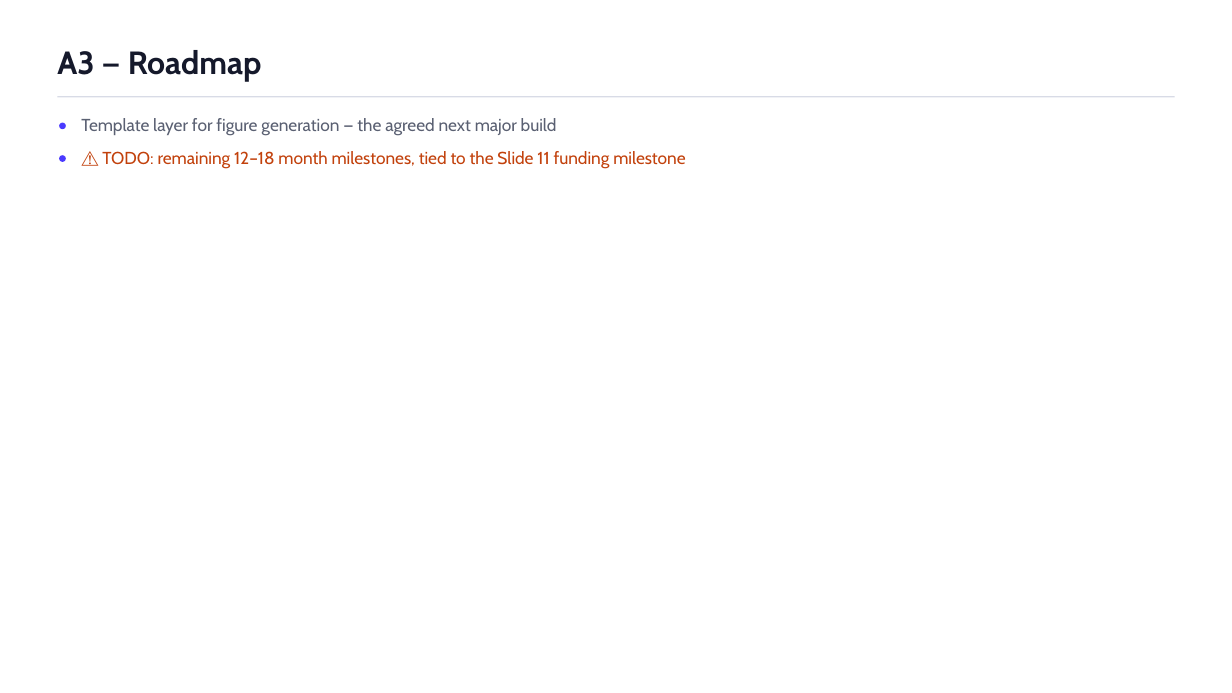
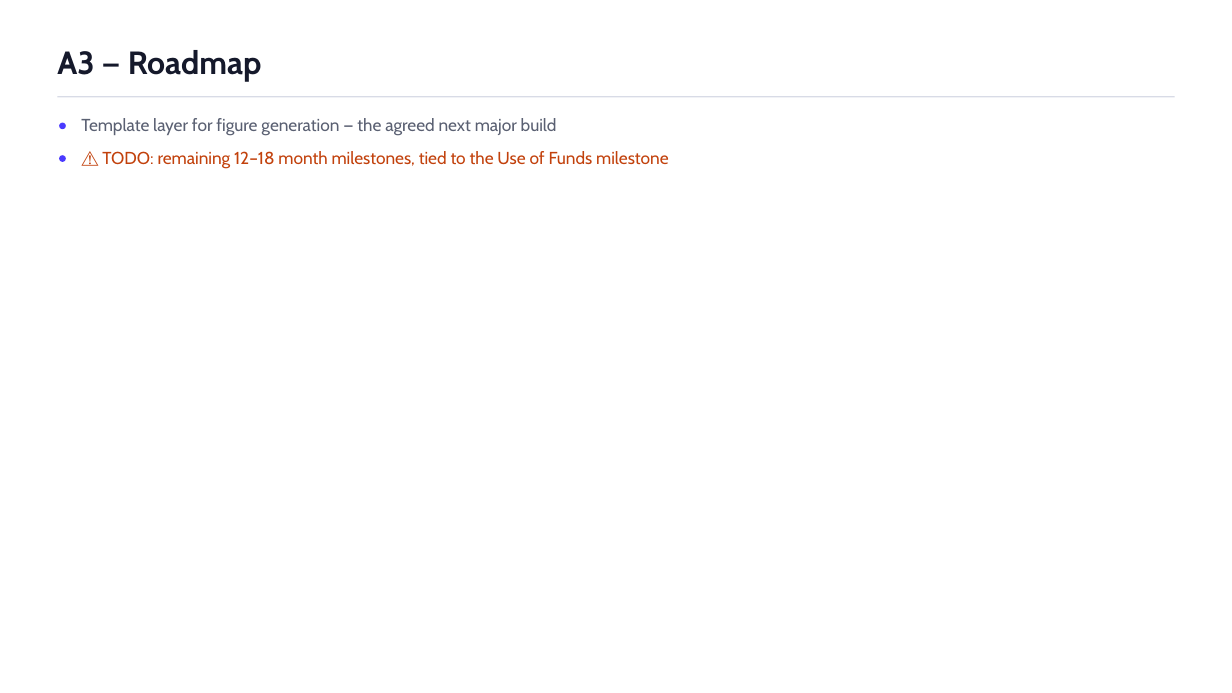
Before and after one commit to ChuckIrvine/qlaudia, a slide deck: slide 19 of pitch_deck/qlaudia_pitch_deck.pptx. Drawn at 1232x693 pixels with LibreOffice and Linux fonts; fonts in the diff are those of the drawing. Boxes give left, top, right and bottom in pixels: in the first picture for what was removed or moved away, otherwise in the second. Text is boxed around its words. In the diff, an @@ line names an element or a change of style, - is before the commit and + after.

```diff
--- a/pitch_deck/qlaudia_pitch_deck.pptx
+++ b/pitch_deck/qlaudia_pitch_deck.pptx
@@ text at [102,151,668,169]: text changed @@
-⚠️ TODO: remaining 12–18 month milestones, tied to the Slide 11 funding milestone
+⚠️ TODO: remaining 12–18 month milestones, tied to the Use of Funds milestone
```
Also in this commit, not shown: 16 other slides changed, 6 slides added, 3 slides removed, 3 other files.
